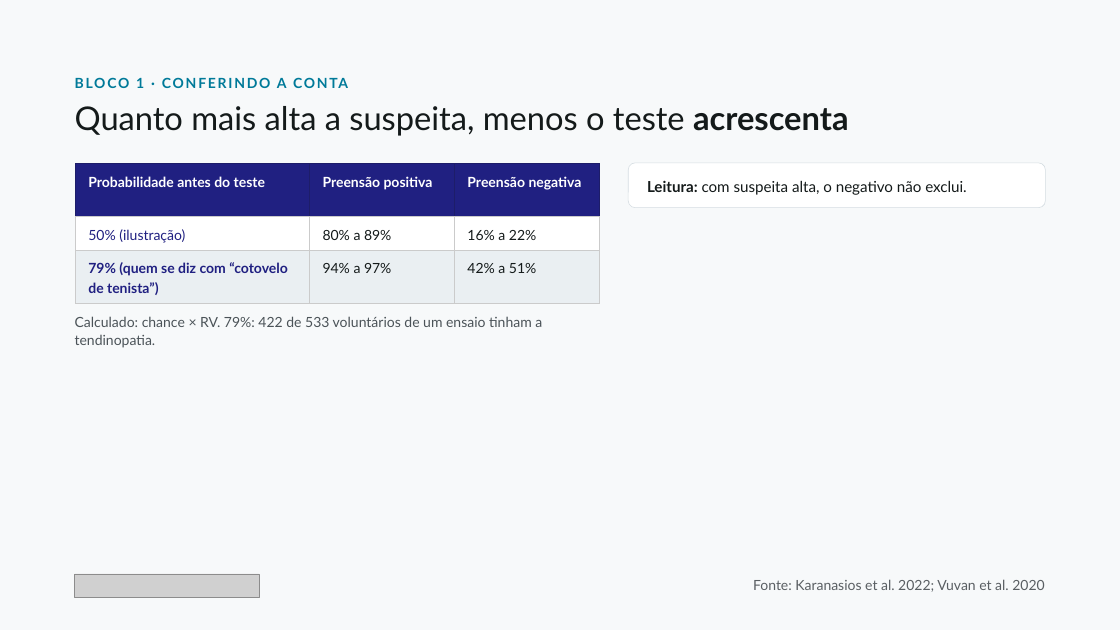
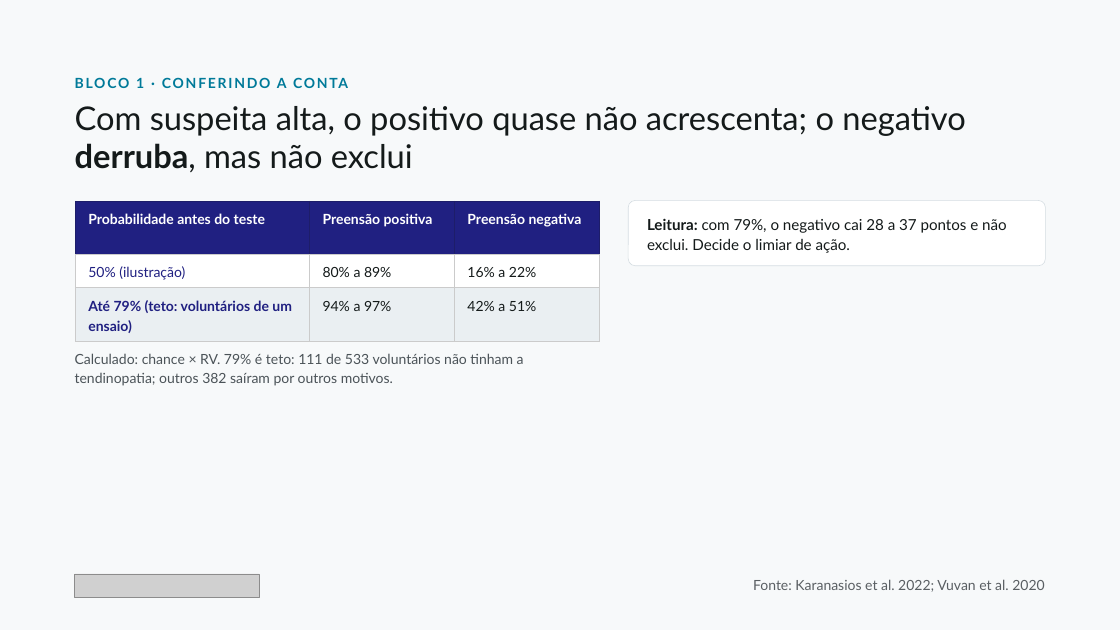
Before and after one commit to dossantosdanieel/illic, a slide deck: slide 8 of aulas/2026-11-cotovelo-lateral-1-diagnostico/04_aula/cotovelo-lateral-1-diagnostico.pptx. Drawn at 1120x630 pixels with LibreOffice and Linux fonts; fonts in the diff are those of the drawing; grey boxes stand for pictures. Boxes give left, top, right and bottom in pixels: in the first picture for what was removed or moved away, otherwise in the second. Text is boxed around its words. In the diff, an @@ line names an element or a change of style, - is before the commit and + after.

```diff
--- a/aulas/2026-11-cotovelo-lateral-1-diagnostico/04_aula/cotovelo-lateral-1-diagnostico.pptx
+++ b/aulas/2026-11-cotovelo-lateral-1-diagnostico/04_aula/cotovelo-lateral-1-diagnostico.pptx
@@ text at (75,106,965,172): text changed @@
-Quanto mais alta a suspeita, menos o teste acrescenta
+Com suspeita alta, o positivo quase não acrescenta; o negativo derruba, mas não exclui
@@ table at (76,202,601,341) @@
-row 3, column 1: 79% (quem se diz com “cotovelo de tenista”)
+row 3, column 1: Até 79% (teto: voluntários de um ensaio)
@@ table: place and size @@
-table at (76,164,601,303)
+table at (76,202,601,341)
@@ rounded rectangle "Leitura: com 79%, o negativo ...": place and size @@
-rounded rectangle "Leitura: com 79%, o negativo ..." at (628,163,1046,208)
+rounded rectangle "Leitura: com 79%, o negativo ..." at (628,201,1046,266)
@@ rounded rectangle "Leitura: com 79%, o negativo ..." at (628,201,1046,266): proportions changed @@
@@ text in rounded rectangle at (647,218,1007,253): text changed @@
-Leitura: com suspeita alta, o negativo não exclui.
+Leitura: com 79%, o negativo cai 28 a 37 pontos e não exclui. Decide o limiar de ação.
@@ text at (75,353,524,386): text changed @@
-Calculado: chance × RV. 79%: 422 de 533 voluntários de um ensaio tinham a tendinopatia.
+Calculado: chance × RV. 79% é teto: 111 de 533 voluntários não tinham a tendinopatia; outros 382 saíram por outros motivos.
```
Also in this commit, not shown: 18 other slides changed, 30 other files.
